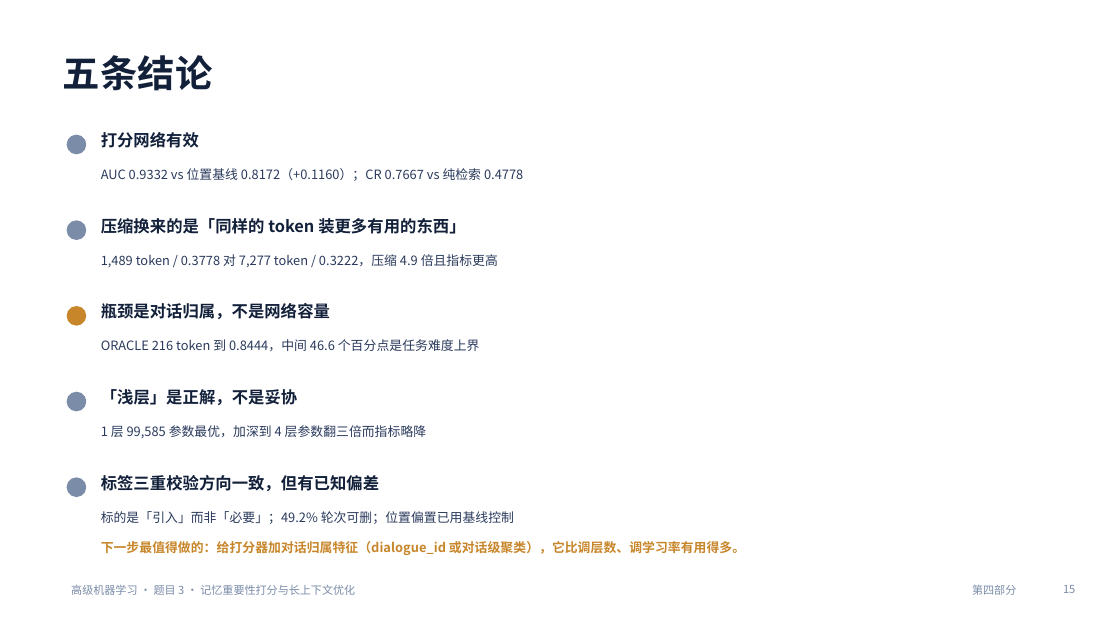
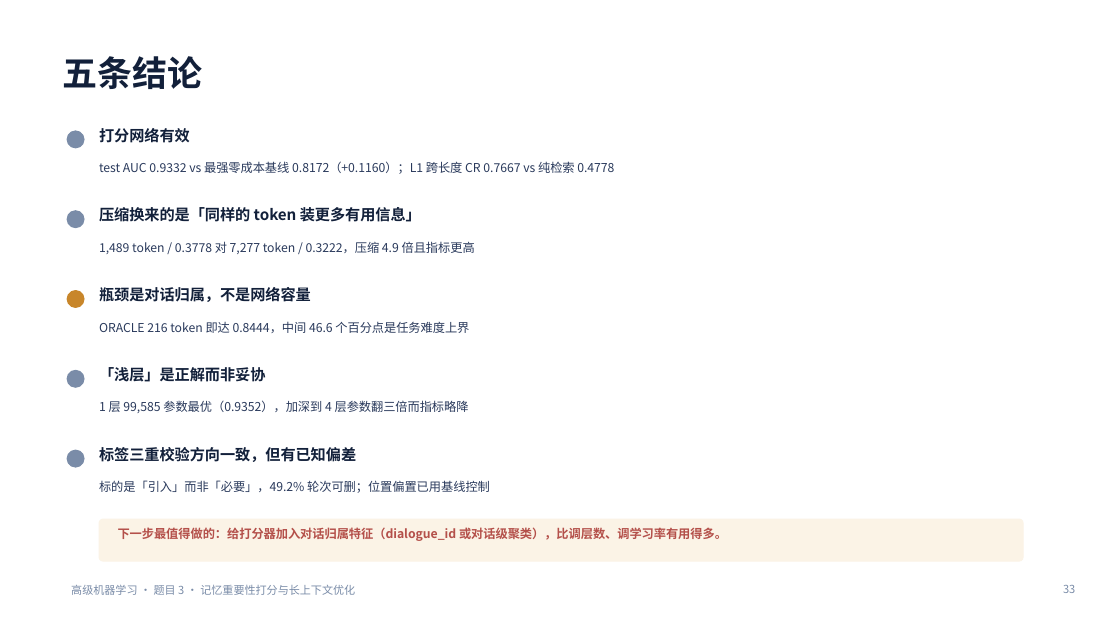
Before and after one commit to MinamiFi/machine_learning_homework, a slide deck: slide 33 of exp/slides/题目三_记忆打分_汇报.pptx (slide 15 before the commit). Drawn at 1120x630 pixels with LibreOffice and Linux fonts; fonts in the diff are those of the drawing. Boxes give left, top, right and bottom in pixels: in the first picture for what was removed or moved away, otherwise in the second. Text is boxed around its words. In the diff, an @@ line names an element or a change of style, - is before the commit and + after.

```diff
--- a/exp/slides/题目三_记忆打分_汇报.pptx
+++ b/exp/slides/题目三_记忆打分_汇报.pptx
@@ title "五条结论" at (63,56,203,89): size 32 to 30 pt @@
@@ ellipse: place and size @@
-ellipse at (67,135,86,154)
+ellipse at (67,131,84,148)
@@ text at (99,161,614,174): text changed; size 11 to 10.5 pt @@
-AUC 0.9332 vs 位置基线 0.8172（+0.1160）；CR 0.7667 vs 纯检索 0.4778
+test AUC 0.9332 vs 最强零成本基线 0.8172（+0.1160）；L1 跨长度 CR 0.7667 vs 纯检索 0.4778
@@ text at (99,207,421,222): text changed; size 14 to 13 pt @@
-压缩换来的是「同样的 token 装更多有用的东西」
+压缩换来的是「同样的 token 装更多有用信息」
@@ ellipse: place and size @@
-ellipse at (67,221,86,239)
+ellipse at (67,211,84,228)
@@ text "1,489 token / 0.3778 对 ...": place and size @@
-text "1,489 token / 0.3778 对 ..." at (101,254,498,267)
+text "1,489 token / 0.3778 对 ..." at (99,241,475,254)
@@ text "1,489 token / 0.3778 对 ..." at (99,241,475,254): size 11 to 10.5 pt; line spacing 1.3 to 1.28 @@
@@ ellipse: place and size @@
-ellipse at (67,307,86,325)
+ellipse at (67,291,84,308)
@@ text "瓶颈是对话归属，不是网络容量": place and size @@
-text "瓶颈是对话归属，不是网络容量" at (101,303,330,319)
+text "瓶颈是对话归属，不是网络容量" at (99,287,311,302)
@@ text at (99,321,469,333): text changed; size 11 to 10.5 pt @@
-ORACLE 216 token 到 0.8444，中间 46.6 个百分点是任务难度上界
+ORACLE 216 token 即达 0.8444，中间 46.6 个百分点是任务难度上界
@@ ellipse: place and size @@
-ellipse at (67,392,86,411)
+ellipse at (67,371,84,387)
@@ text at (99,367,265,382): text changed; size 14 to 13 pt @@
-「浅层」是正解，不是妥协
+「浅层」是正解而非妥协
@@ text at (99,400,469,413): text changed; size 11 to 10.5 pt @@
-1 层 99,585 参数最优，加深到 4 层参数翻三倍而指标略降
+1 层 99,585 参数最优（0.9352），加深到 4 层参数翻三倍而指标略降
@@ size 14 to 13 pt in 3 elements at (99,128,190,143), (99,287,311,302), (99,447,356,462) @@
@@ text "标签三重校验方向一致，但有已知偏差": place and size @@
-text "标签三重校验方向一致，但有已知偏差" at (101,475,379,491)
+text "标签三重校验方向一致，但有已知偏差" at (99,447,356,462)
@@ ellipse: place and size @@
-ellipse at (67,478,86,497)
+ellipse at (67,450,84,467)
@@ text at (99,480,490,493): text changed; size 11 to 10.5 pt @@
-标的是「引入」而非「必要」；49.2% 轮次可删；位置偏置已用基线控制
+标的是「引入」而非「必要」，49.2% 轮次可删；位置偏置已用基线控制
@@ rounded rectangle added at (99,519,1023,561), fill #FBF3E6, outline #FBF3E6 1 pt @@
@@ text at (118,527,727,541): text changed; size 11 to 10.5 pt; text colour #C8862A to #B4504A @@
-下一步最值得做的：给打分器加对话归属特征（dialogue_id 或对话级聚类），它比调层数、调学习率有用得多。
+下一步最值得做的：给打分器加入对话归属特征（dialogue_id 或对话级聚类），比调层数、调学习率有用得多。
@@ text removed at (972,585,1016,595) @@
-第四部分
@@ page number at (1063,585,1075,593): text changed @@
-15
+33
```
Also in this commit, not shown: 13 other slides changed, 21 slides added, 2 slides removed, 7 other files.
